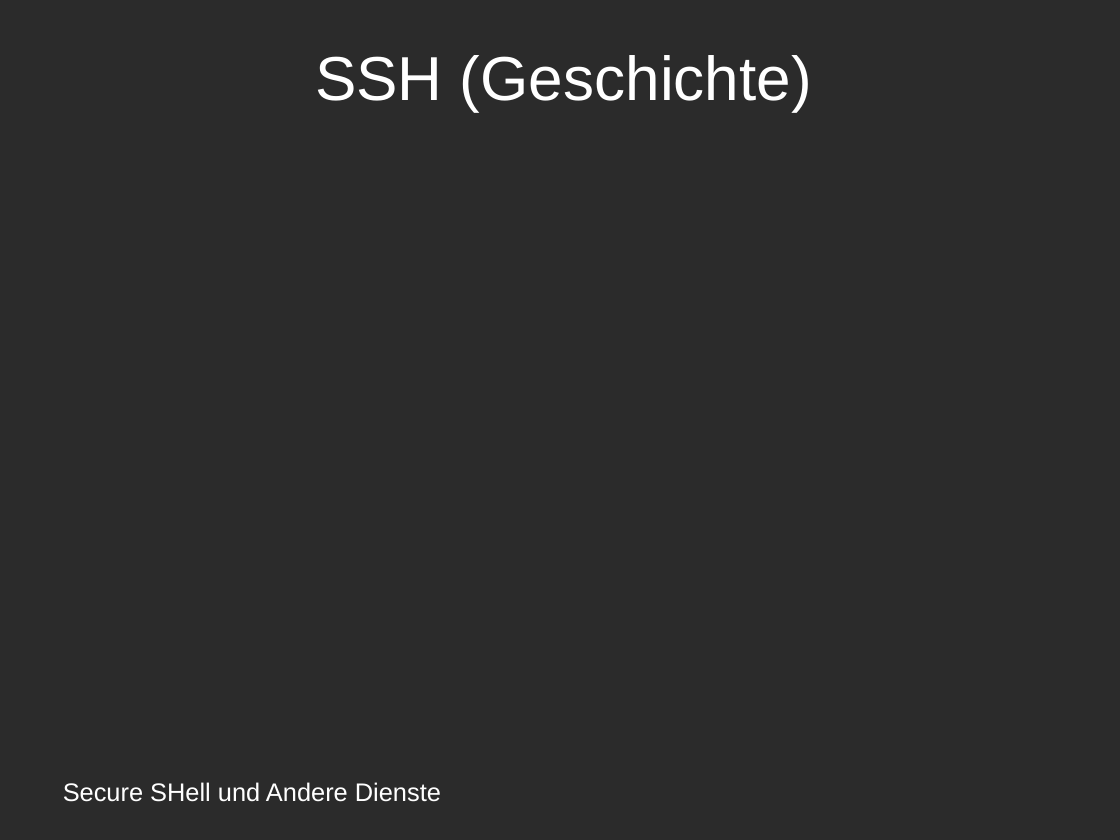
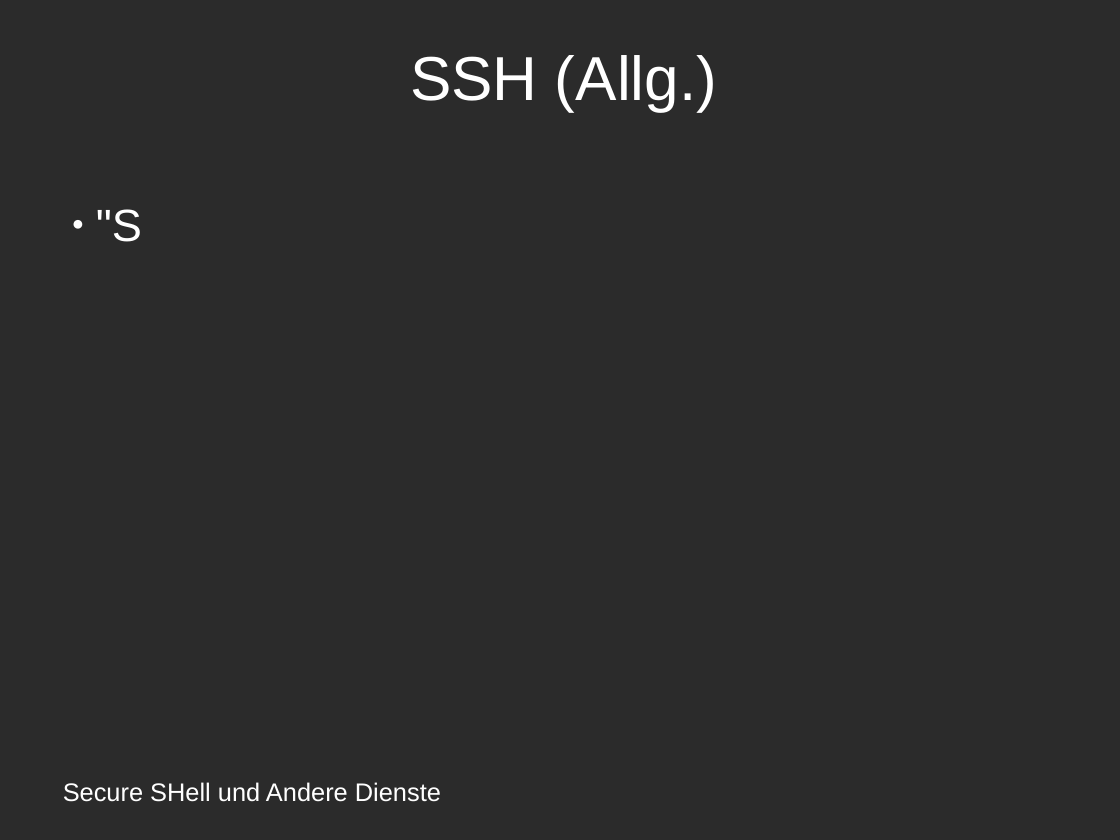
Before and after one commit to amlispolska/SSH-Projekt, a slide deck: slide 14 of ssh-presentation.odp (slide 13 before the commit). Drawn at 1120x840 pixels with LibreOffice and Linux fonts; fonts in the diff are those of the drawing; background and template pictures are left out; a plain dark background stands for a picture behind light text. Boxes give left, top, right and bottom in pixels: in the first picture for what was removed or moved away, otherwise in the second. Text is boxed around its words. In the diff, an @@ line names an element or a change of style, - is before the commit and + after.

```diff
--- a/ssh-presentation.odp
+++ b/ssh-presentation.odp
@@ title at box(410, 55, 717, 112): text changed @@
-SSH (Geschichte)
+SSH (Allg.)
@@ subtitle added at box(96, 209, 142, 242), 32 pt, text #FFFFFF @@
+● "S
```
Also in this commit, not shown: 1 slide added, 1 other file.
